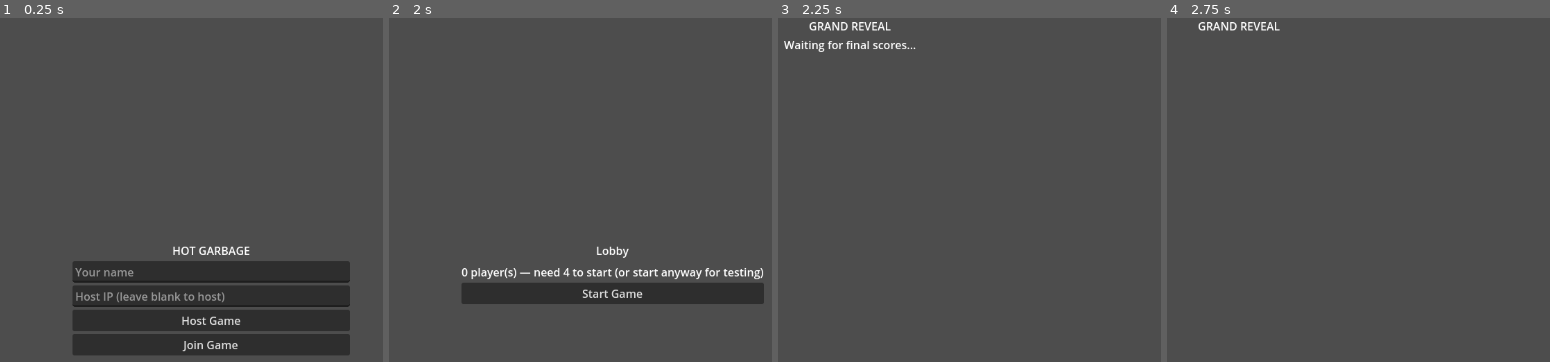
Above: before the commit, frames 1-4 (left to right).
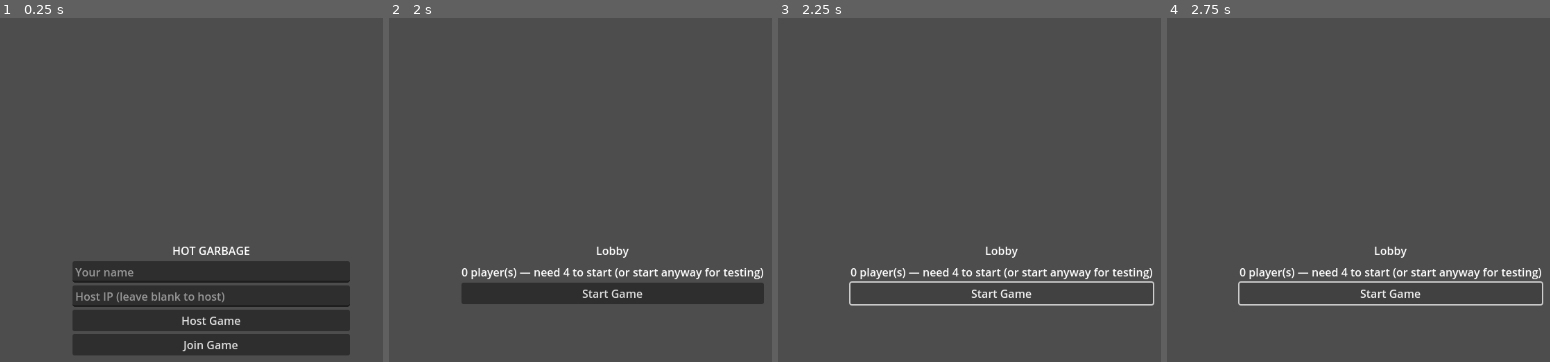
Above: after the commit, the same moments.

Repository: kevinBlum/hot-garbage
Game: Godot game, scene res://src/scenes/main_menu.tscn
Same seed, same stepped clock (60 frames per second), same inputs: the game is played once before the commit and once after it.
Inputs (mouse positions are in pixels of both pictures, inside the frame that each line leads up to):
- Up to frame 1 (0.25 s): no input
- Up to frame 2 (2 s): click (599, 272) at 0.52 s; type "Alex" at 0.6 s; click (599, 296) at 0.75 s; type "12" at 0.83 s; click "Host Game" at 1.25 s
- Up to frame 3 (2.25 s): click "Start Game" at 2 s
- Up to frame 4 (2.75 s): no input

Frames 1-2 are identical in both runs. In frame 3, 3.0% of the frame differs, in the area x 1-99%, y 1-84%; in frame 4, 2.6%.
Error before the commit: Assertion failed: Failed to create server: 20 (res://src/network/network_manager.gd:21)
Error after the commit: Parse Error: Too many arguments for "rpc_reveal_to_auctioneer()" call. Expected at most 2 but received 3. (res://src/server/game_server.gd:76)

Commit message:
feat: game_server pitch timer, open_bidding, player state tracking

Diff:
--- a/hot-garbage-godot/src/server/game_server.gd
+++ b/hot-garbage-godot/src/server/game_server.gd
@@ -1,12 +1,21 @@
 extends Node
 
 const _GameEngineClass = preload("res://src/logic/game_engine.gd")
+
 var _engine = null
 var _artifact_data: Dictionary = {}
 var _current_round: int = 0
-var _current_turn_idx: int = 0  # index into _order for this round
+var _current_turn_idx: int = 0
 var _order: Array = []
 var _pending_force_resolve: bool = false
+var _pitch_duration: int = 45
+var _bidding_open: bool = false
+var _current_auctioneer_id: String = ""
+var _current_auctioneer_peer_id: int = 0
+
+# Exposed for HUD — player_id (String name) -> value
+var player_cash: Dictionary = {}
+var player_artifacts: Dictionary = {}
 
 func _ready() -> void:
 	if not NetworkManager.is_host():
@@ -15,9 +24,10 @@
 	var file := FileAccess.open("res://data/artifacts.json", FileAccess.READ)
 	_artifact_data = JSON.parse_string(file.get_as_text())
 
-func start_game(player_ids: Array) -> void:
+func start_game(player_ids: Array, pitch_duration: int = 45) -> void:
 	if not NetworkManager.is_host():
 		return
+	_pitch_duration = pitch_duration
 	_engine = _GameEngineClass.new(
 		{"seed": randi(), "player_ids": player_ids},
 		_artifact_data
@@ -25,6 +35,11 @@
 	_order = _engine.get_order()
 	_current_round = 1
 	_current_turn_idx = 0
+	player_cash = {}
+	player_artifacts = {}
+	for id in player_ids:
+		player_cash[id] = 1000
+		player_artifacts[id] = []
 	_begin_turn()
 
 func _begin_turn() -> void:
@@ -32,47 +47,64 @@
 		_end_game()
 		return
 
-	var auctioneer_id: String = _order[_current_turn_idx]
-	var auctioneer_peer_id: int = _peer_id_for_player(auctioneer_id)
+	_current_auctioneer_id = _order[_current_turn_idx]
+	_current_auctioneer_peer_id = _peer_id_for_player(_current_auctioneer_id)
+	_bidding_open = false
 
 	# Route each remote peer to the correct scene
 	for peer_id in NetworkManager.get_peer_ids():
-		var scene := "res://src/scenes/auctioneer_view.tscn" \
-			if peer_id == auctioneer_peer_id \
+		var scene: String = "res://src/scenes/auctioneer_view.tscn" \
+			if peer_id == _current_auctioneer_peer_id \
 			else "res://src/scenes/bidder_view.tscn"
 		NetworkManager.rpc_advance_scene_to_peer(peer_id, scene)
 
 	# Route host's own display
-	var host_scene := "res://src/scenes/auctioneer_view.tscn" \
-		if auctioneer_peer_id == 1 \
+	var host_scene: String = "res://src/scenes/auctioneer_view.tscn" \
+		if _current_auctioneer_peer_id == 1 \
 		else "res://src/scenes/bidder_view.tscn"
 	get_tree().change_scene_to_file(host_scene)
 
 	await get_tree().create_timer(0.5).timeout
 
-	var public_artifact: Dictionary = _engine.start_auction(auctioneer_id)
+	var public_artifact: Dictionary = _engine.start_auction(_current_auctioneer_id)
 	var full_artifact: Dictionary = _engine.get_auctioneer_artifact()
 
-	# Send full artifact (with value) only to the auctioneer.
-	# _recv_reveal_to_auctioneer lacks call_local, so if the host IS the
-	# auctioneer (peer_id == 1) the RPC won't fire locally — handle directly.
-	if auctioneer_peer_id == 1:
-		get_tree().get_root().propagate_call("on_auctioneer_reveal", [full_artifact], true)
+	# Send full artifact (with value + pitch duration) only to the auctioneer
+	if _current_auctioneer_peer_id == 1:
+		get_tree().get_root().propagate_call("on_auctioneer_reveal", [full_artifact, _pitch_duration], true)
 	else:
-		NetworkManager.rpc_reveal_to_auctioneer(auctioneer_peer_id, full_artifact)
+		NetworkManager.rpc_reveal_to_auctioneer(_current_auctioneer_peer_id, full_artifact, _pitch_duration)
 
-	# Send public artifact (no value) to everyone — call_local means host client also receives
-	NetworkManager.rpc_start_bidding(public_artifact)
+	# Broadcast public artifact (no value) + pitch duration to all peers
+	NetworkManager.rpc_start_pitch(public_artifact, _pitch_duration)
+
+	# Authoritative pitch timer — opens bidding when it expires
+	await get_tree().create_timer(float(_pitch_duration)).timeout
+	if not _bidding_open:
+		_open_bidding()
+
+func _open_bidding() -> void:
+	if _bidding_open:
+		return
+	_bidding_open = true
+	NetworkManager.rpc_open_bidding()
+
+# Called by NetworkManager when it receives an open_early RPC from a peer
+func open_bidding_from_peer(peer_id: int) -> void:
+	if not NetworkManager.is_host():
+		return
+	if peer_id != _current_auctioneer_peer_id:
+		return
+	_open_bidding()
 
 func _on_bid_received(peer_id: int, amount: int) -> void:
-	if _engine == null:
+	if _engine == null or not _bidding_open:
 		return
 	var player_id: String = _player_id_for_peer(peer_id)
 	_engine.submit_bid(player_id, amount)
 	if _engine.all_bids_received():
 		_resolve_current_auction()
 
-# Host can force-resolve (escape hatch for dropped clients)
 func force_resolve() -> void:
 	if _engine == null or not NetworkManager.is_host():
 		return
@@ -84,22 +116,35 @@
 	_pending_force_resolve = true
 	NetworkManager.rpc_advance_scene("res://src/scenes/bid_reveal.tscn")
 	await get_tree().create_timer(0.3).timeout
+
 	var result: Dictionary = _engine.resolve_auction()
-	# Strip value from broadcast result — it's transmitted to all peers
+
+	# Update tracked player state
+	var winner: String = result.winner
+	var price: int = result.price
+	if winner != "BANK":
+		var owned: Dictionary = result.artifact.duplicate()
+		owned.erase("value")
+		player_artifacts[winner].append(owned)
+		player_cash[winner] = player_cash.get(winner, 0) - price
+	player_cash[_current_auctioneer_id] = player_cash.get(_current_auctioneer_id, 0) + price
+
+	# Strip value from broadcast result
 	var public_result := result.duplicate()
 	if public_result.has("artifact"):
 		var pub_artifact: Dictionary = (public_result["artifact"] as Dictionary).duplicate()
 		pub_artifact.erase("value")
 		public_result["artifact"] = pub_artifact
+
 	var chaos: Dictionary = _engine.maybe_chaos(result)
 	NetworkManager.rpc_show_bid_result(public_result)
 	NetworkManager.rpc_show_chaos(chaos)
-	# Advance turn pointer
+
 	_current_turn_idx += 1
 	if _current_turn_idx >= _order.size():
 		_current_turn_idx = 0
 		_current_round += 1
-	# Small delay so players can read the result before moving on
+
 	await get_tree().create_timer(3.0).timeout
 	_pending_force_resolve = false
 	_begin_turn()
@@ -110,15 +155,11 @@
 	await get_tree().create_timer(0.5).timeout
 	NetworkManager.rpc_show_final_scores(ranking)
 
-# --- Peer ↔ Player ID mapping ---
-# player_ids in the engine are strings matching NetworkManager.player_names values.
-# Map by position: _order[i] corresponds to sorted peer_ids[i].
-
 func _peer_id_for_player(player_id: String) -> int:
 	for peer_id in NetworkManager.player_names:
 		if NetworkManager.player_names[peer_id] == player_id:
 			return peer_id
-	return 1  # fallback to host
+	return 1
 
 func _player_id_for_peer(peer_id: int) -> String:
 	return NetworkManager.player_names.get(peer_id, "unknown")
